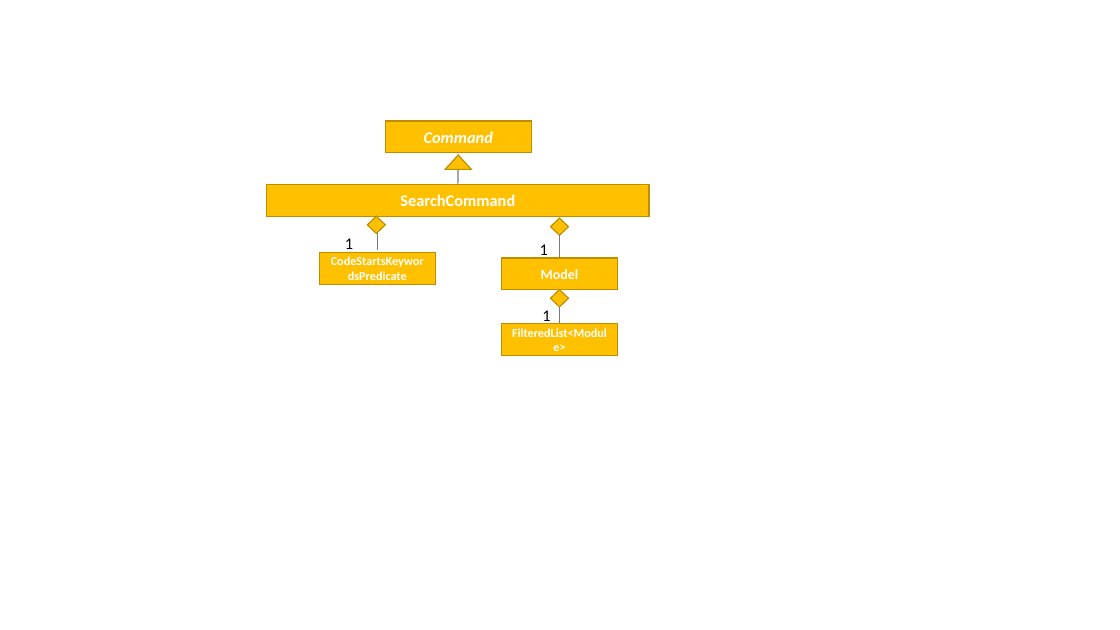
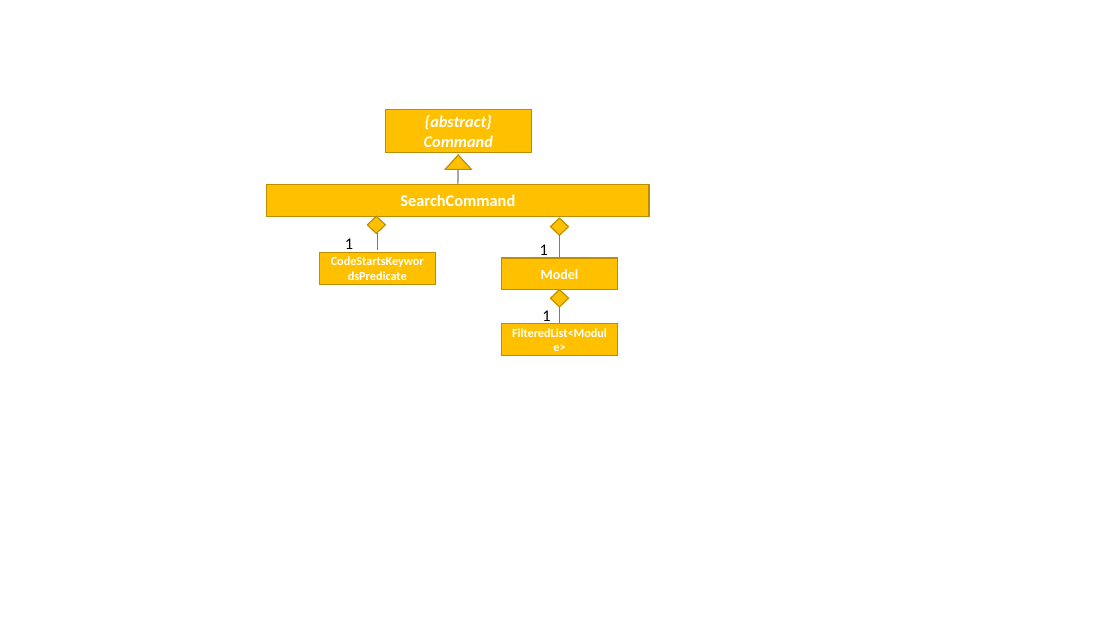
Before and after one commit to deming16/main, a slide deck: slide 1 of docs/diagrams/SearchCommandUML.pptx. Drawn at 1120x630 pixels with LibreOffice and Linux fonts; fonts in the diff are those of the drawing. Boxes give left, top, right and bottom in pixels: in the first picture for what was removed or moved away, otherwise in the second. Text is boxed around its words. In the diff, an @@ line names an element or a change of style, - is before the commit and + after.

```diff
--- a/docs/diagrams/SearchCommandUML.pptx
+++ b/docs/diagrams/SearchCommandUML.pptx
@@ rectangle "{abstract}": place and size @@
-rectangle "{abstract}" at [386, 121, 532, 153]
+rectangle "{abstract}" at [386, 109, 532, 153]
@@ text in rectangle at [425, 115, 492, 130]: paragraph added @@
+{abstract}
```
Also in this commit, not shown: 3 other files.
